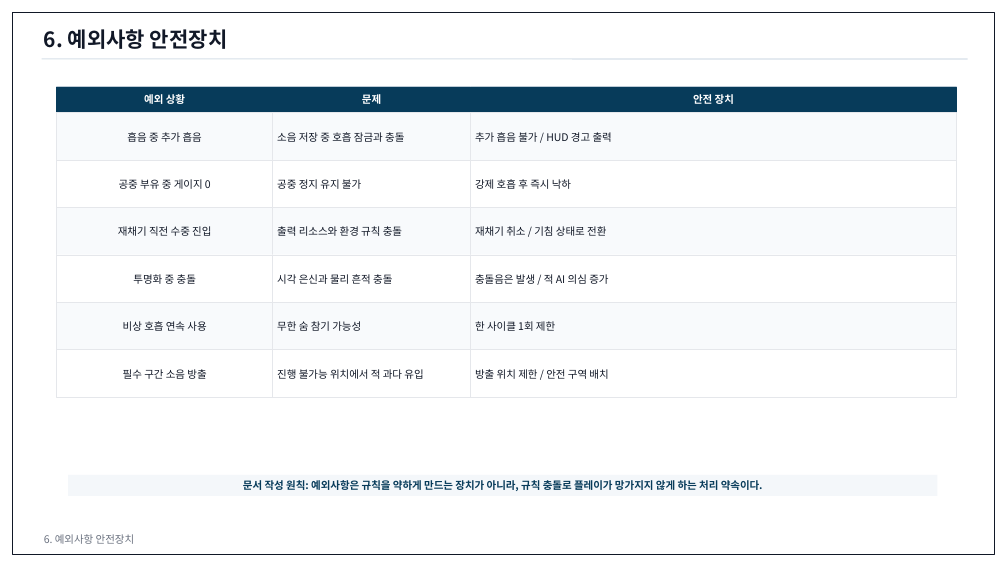
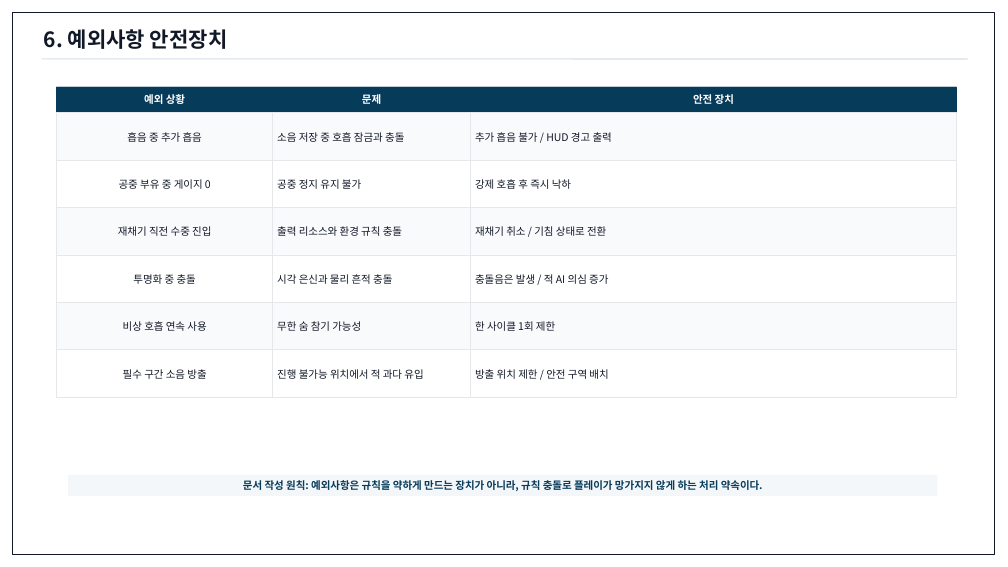
Before and after one commit to ysooj/Gihoek_8, a slide deck: slide 30 of [작업 중] 호흡 시스템 기획문서.pptx (slide 29 before the commit). Drawn at 1008x567 pixels with LibreOffice and Linux fonts; fonts in the diff are those of the drawing. Boxes give left, top, right and bottom in pixels: in the first picture for what was removed or moved away, otherwise in the second. Text is boxed around its words. In the diff, an @@ line names an element or a change of style, - is before the commit and + after.

```diff
--- a/[작업 중] 호흡 시스템 기획문서.pptx
+++ b/[작업 중] 호흡 시스템 기획문서.pptx
@@ text removed at (x1=44, y1=534, x2=135, y2=544) @@
-6. 예외사항 안전장치
```
Also in this commit, not shown: 28 other slides changed, 1 slide added, 3 other files.
